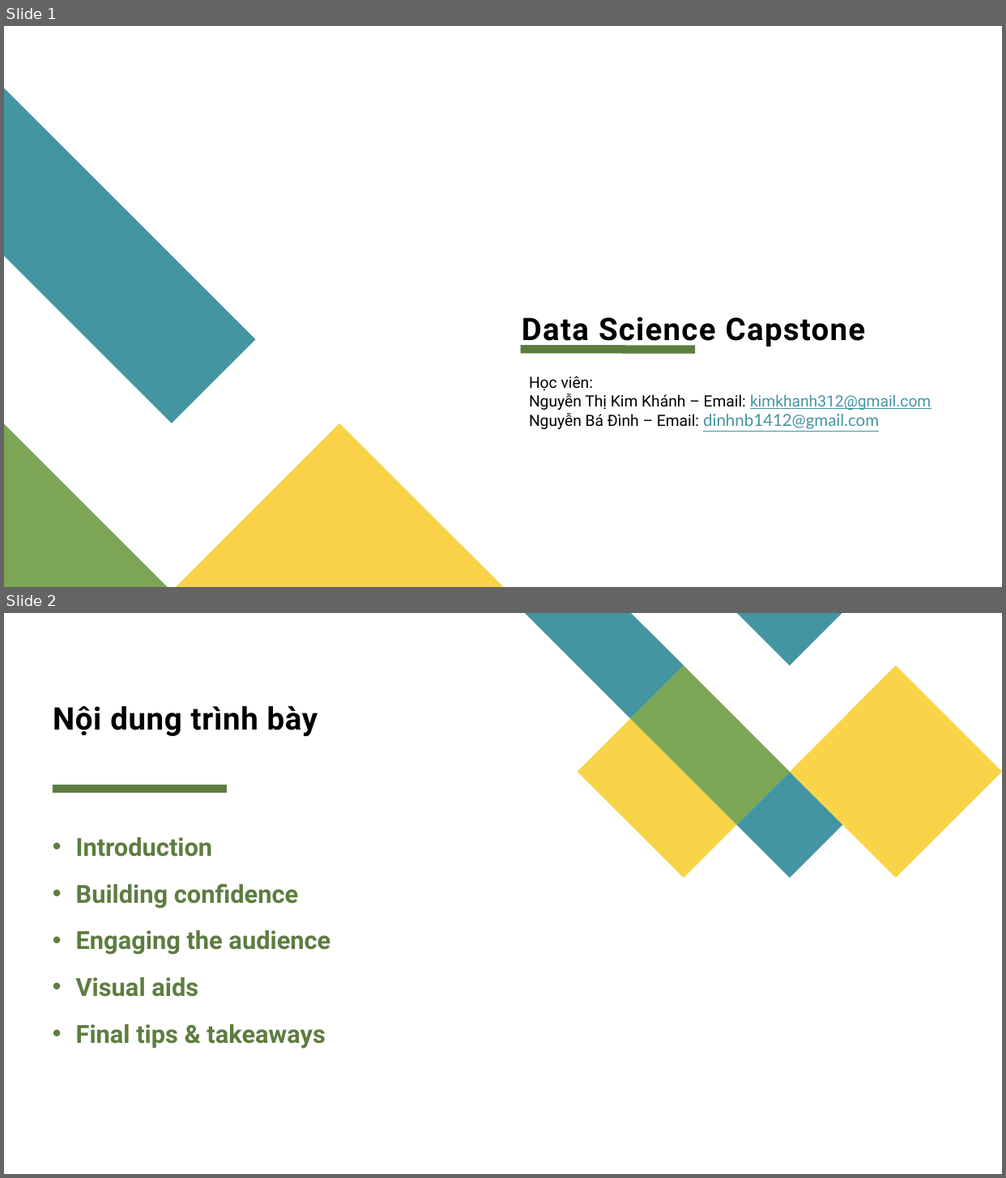
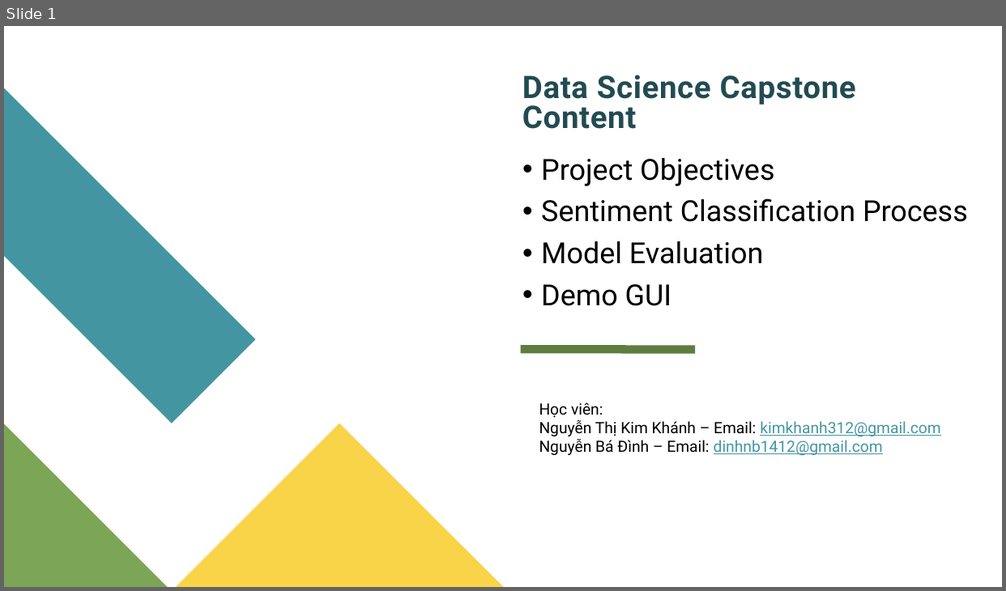
Before and after one commit to KhanhNguyen312/sentiment_classification, a slide deck: Slide_Data Science Capstone.pptx. Shown one above the other, each under a label of ours: slides 1 and 2 before the commit, slide 1 after it. The pictures are 1006x1178 and 1006x591 pixels, drawn with LibreOffice and Linux fonts; fonts in the diff are those of the drawing. Boxes give left, top, right and bottom in pixels: in the first picture for what was removed or moved away, otherwise in the second. Text is boxed around its words. In the diff, an @@ line names an element or a change of style, - is before the commit and + after.

```diff
--- a/Slide_Data Science Capstone.pptx
+++ b/Slide_Data Science Capstone.pptx
@@ slide 2 removed at [4,613,1002,1174], background #FFFFFF @@
@@ group removed at [525,613,1002,878]: 5 freeform shapes @@
@@ title removed at [53,706,318,737] @@
-Nội dung trình bày
@@ line removed from (53, 789) to (227, 789) @@
@@ text removed at [76,837,330,1049] @@
-• Introduction
-• Building confidence
-• Engaging the audience
-• Visual aids
-• Final tips & takeaways
@@ slide 1 changed as well @@
@@ text at [522,75,856,129]: text changed; text colour #000000 to #224A51 @@
-Data Science Capstone
+Data Science Capstone Content
@@ text added at [541,158,968,306], 28 pt, text #000000 @@
+• Project Objectives
+• Sentiment Classification Process
+• Model Evaluation
+• Demo GUI
@@ text "Học viên:": place and size @@
-text "Học viên:" at [529,376,931,429]
+text "Học viên:" at [539,403,940,456]
@@ text at [539,439,883,456]: size 16 to 15 pt, font Lato to Roboto in "dinhnb1412@gmail.com" @@
```
Also in this commit, not shown: 2 other slides changed, 2 slides added, 2 other slides removed, 3 other files.
